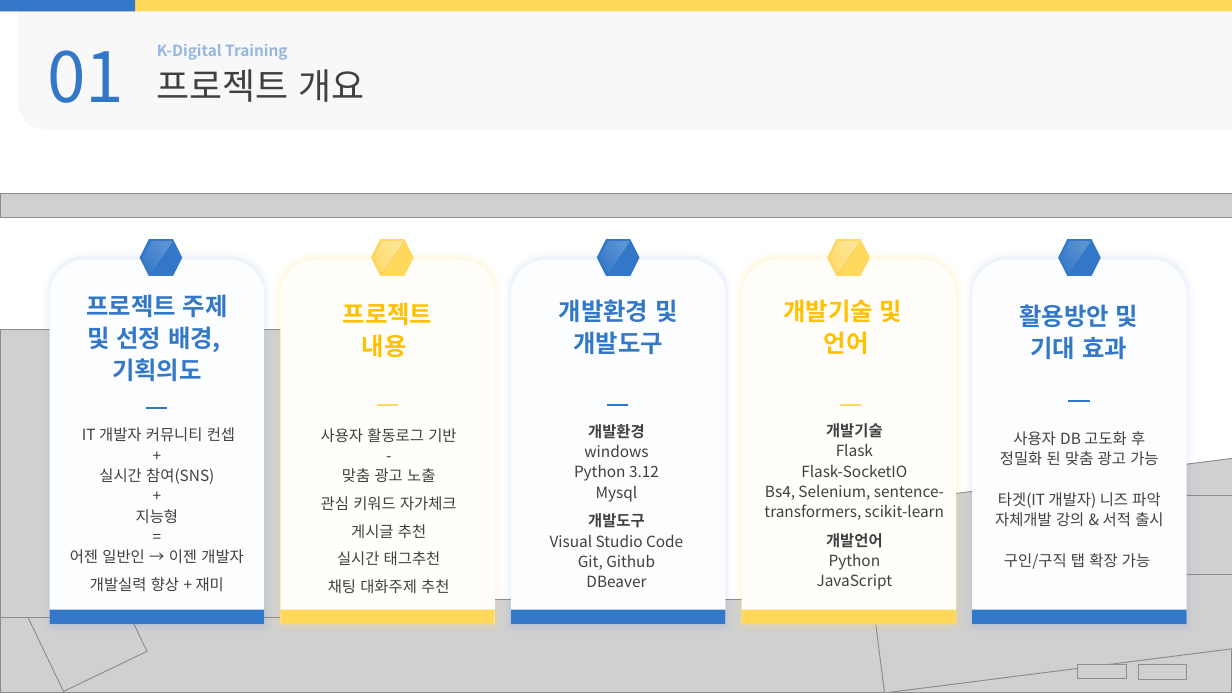
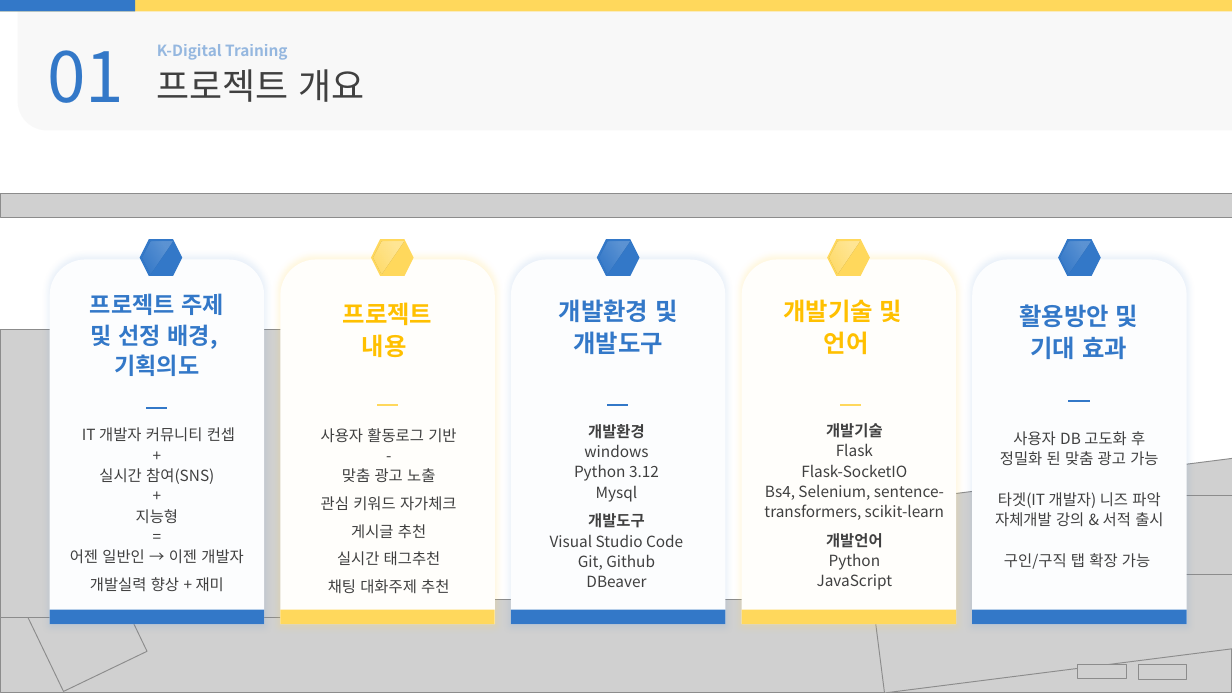
Before and after one commit to ekaxoddltka-source/flaskproject, a slide deck: slide 3 of html변환전/ppt/01.중간발표양식.pptx. Drawn at 1232x693 pixels with LibreOffice and Linux fonts; fonts in the diff are those of the drawing; grey boxes stand for pictures; background and template pictures are left out. Boxes give left, top, right and bottom in pixels: in the first picture for what was removed or moved away, otherwise in the second. Text is boxed around its words. In the diff, an @@ line names an element or a change of style, - is before the commit and + after.

```diff
--- a/html변환전/ppt/01.중간발표양식.pptx
+++ b/html변환전/ppt/01.중간발표양식.pptx
@@ text "프로젝트 주제 및 선정 배경, ..." at (90,293,224,376): size 19 to 18 pt @@
```
Also in this commit, not shown: 2 other slides changed, 12 slides added, 2 other files.
